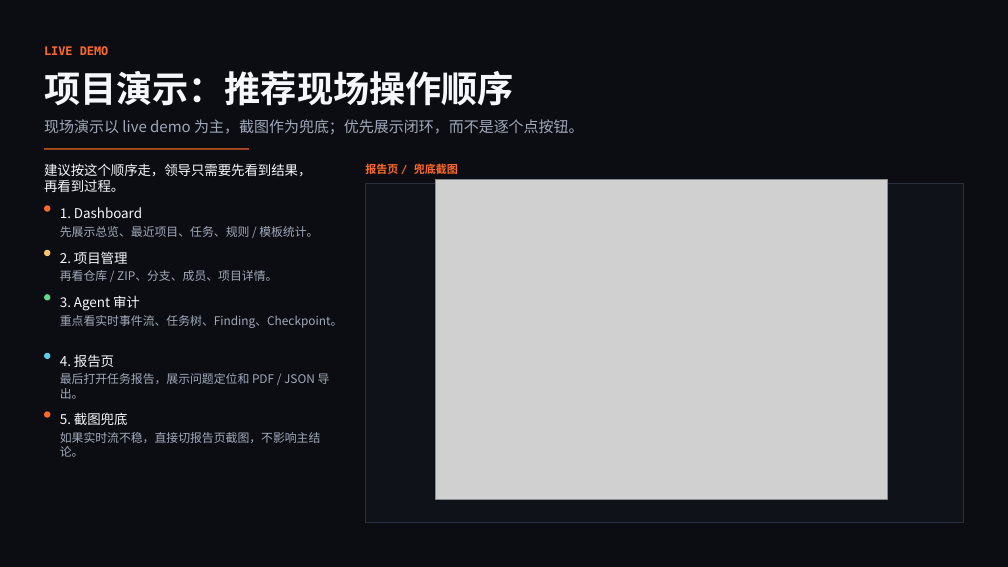
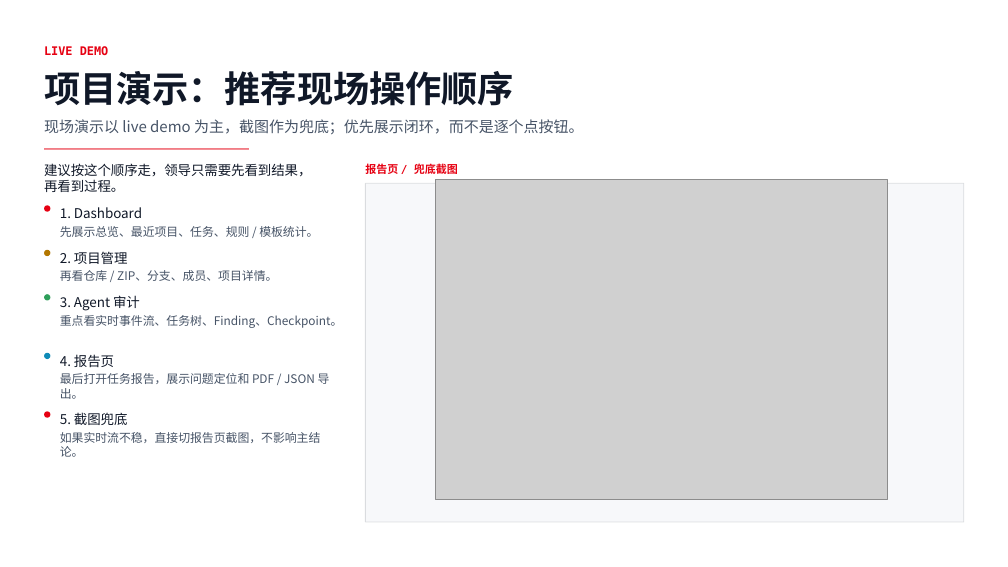
Before and after one commit to zrqg-znb/Focus_Admin, a slide deck: slide 9 of tmp/presentations/deepaudit-report/output/output.pptx. Drawn at 1008x567 pixels with LibreOffice and Linux fonts; fonts in the diff are those of the drawing; grey boxes stand for pictures. Boxes give left, top, right and bottom in pixels: in the first picture for what was removed or moved away, otherwise in the second. Text is boxed around its words. In the diff, an @@ line names an element or a change of style, - is before the commit and + after.

Commit message:
style(presentation): 更新深色主题为浅色主题并调整封面布局
- 将配色方案从深色主题改为浅色主题，包括背景、面板、文字和强调色
- 调整 chip 组件的颜色值以匹配新的浅色主题
- 修改 flow-node 的填充和边框颜色以适应新主题
- 重构封面布局，移除原有的背景图片覆盖层和遮罩效果
- 添加主页预览卡片并重新排列封面内容结构
- 更新代码示例和调用框的背景颜色
- 调整实施页面和运维页面的视觉样式以保持一致性

```diff
--- a/tmp/presentations/deepaudit-report/output/output.pptx
+++ b/tmp/presentations/deepaudit-report/output/output.pptx
@@ background #0B0D12 to #FFFFFF @@
@@ text "LIVE DEMO" at box(44, 46, 109, 59): text colour #FF6A2A to #E60012 @@
@@ rectangle at box(44, 148, 249, 150): fill #FF6A2A at 42% opacity to #E60012 at 30% opacity; outline #FF6A2A 0 pt to #E60012 0 pt @@
@@ text "报告页 / 兜底截图" at box(365, 161, 458, 176): text colour #FF6A2A to #E60012 @@
@@ ellipse at box(44, 206, 50, 212): fill #FF6A2A to #E60012 @@
@@ rectangle at box(365, 183, 964, 522): fill #0F1218 to #F7F8FA; outline #263041 0.75 pt to #101828 0.75 pt @@
@@ ellipse at box(44, 250, 50, 256): fill #F7C66B to #B37700 @@
@@ ellipse at box(44, 294, 50, 300): fill #61D98F to #2E9F5A @@
@@ ellipse at box(44, 353, 50, 359): fill #5CCFE6 to #0F8BB7 @@
@@ ellipse at box(44, 411, 50, 417): fill #FF6A2A to #E60012 @@
@@ text colour #F5F7FB to #101828 in 7 elements at box(44, 71, 514, 106), box(44, 163, 311, 192), box(60, 207, 142, 218), box(60, 251, 128, 264), box(60, 295, 140, 311), box(60, 354, 114, 367), box(60, 412, 128, 425) @@
@@ text colour #A0A9BA to #475467 in 6 elements at box(44, 119, 583, 134), box(60, 226, 318, 237), box(60, 270, 277, 281), box(60, 315, 343, 328), box(60, 373, 330, 399), box(60, 432, 321, 457) @@
```
Also in this commit, not shown: 11 other slides changed, 13 other files.
